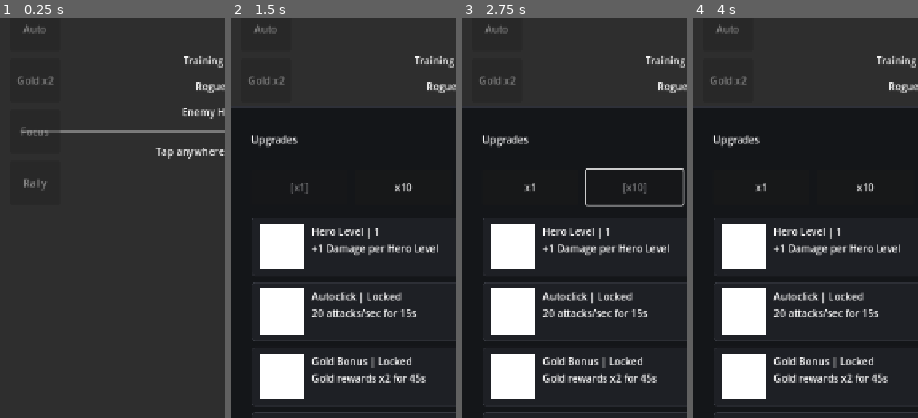
Above: before the commit, frames 1-4 (left to right).
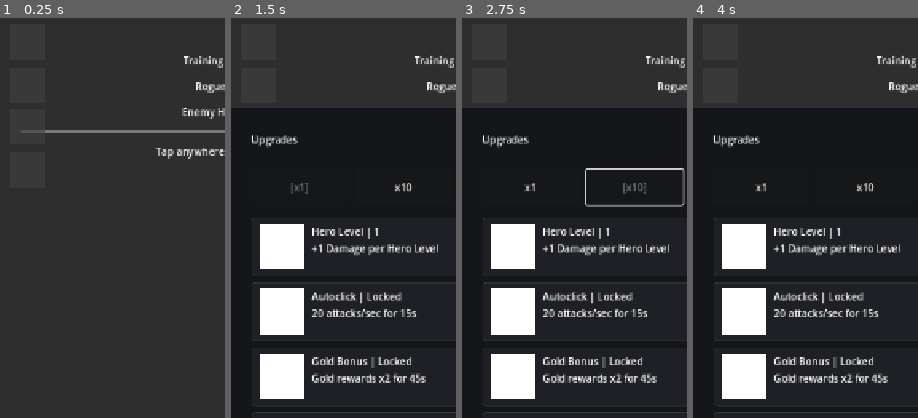
Above: after the commit, the same moments.

Repository: StanisRyz/naruto-clicker
Game: Godot game, scene res://scenes/main/Main.tscn
Same seed, same stepped clock (60 frames per second), same inputs: the game is played once before the commit and once after it.
Inputs (mouse positions are % of the whole screen's width and height, from its top left):
- Up to frame 1 (0.25 s): no input
- Up to frame 2 (1.5 s): click (50, 50) at 0.5 s; click "Upgrades" at 1.25 s
- Up to frame 3 (2.75 s): click "x10" at 2 s
- Up to frame 4 (4 s): click "x1" at 2.75 s; click "x100" at 3.5 s
The pictures show only the part of the screen within x 0-50%, y 39-89%; the shares and areas given below are measured in that part.

The runs differ from the first frame. In frame 1, 0.4% of the frame differs, in the area x 8-27%, y 2-44%; in frame 2, 0.2%; in frame 3, 0.2%; in frame 4, 0.2%.

Commit message:
Redesign ability buttons as placeholders
Redesign AbilityBar buttons into icon placeholder controls.

Changes include:
- Replace text-heavy ability buttons with white square placeholders.
- Keep all existing ability signals and activation logic.
- Remove visible ability text from buttons.
- Add simple visual states for locked, ready, active, and cooldown abilities.
- Preserve GameField click behavior, bottom tabs, sheets, and gameplay systems.

Diff:
--- a/scenes/ui/AbilityBar.gd
+++ b/scenes/ui/AbilityBar.gd
@@ -10,6 +10,10 @@
 @onready var gold_bonus_button: Button = $GoldBonusButton
 @onready var focus_burst_button: Button = $FocusBurstButton
 @onready var rally_button: Button = $RallyButton
+@onready var autoclick_icon: ColorRect = $AutoclickButton/ImageHolder
+@onready var gold_bonus_icon: ColorRect = $GoldBonusButton/ImageHolder
+@onready var focus_burst_icon: ColorRect = $FocusBurstButton/ImageHolder
+@onready var rally_icon: ColorRect = $RallyButton/ImageHolder
 
 
 func _ready() -> void:
@@ -51,33 +55,15 @@
 		or rally_cooldown_left > 0.0
 	)
 
-	if state.autoclick_active:
-		autoclick_button.text = "Auto %ds" % ceili(autoclick_time_left)
-	elif autoclick_cooldown_left > 0.0:
-		autoclick_button.text = "Auto CD %ds" % ceili(autoclick_cooldown_left)
-	else:
-		autoclick_button.text = "Auto"
+	autoclick_button.text = ""
+	gold_bonus_button.text = ""
+	focus_burst_button.text = ""
+	rally_button.text = ""
 
-	if state.gold_bonus_active:
-		gold_bonus_button.text = "Gold %ds" % ceili(gold_bonus_time_left)
-	elif gold_bonus_cooldown_left > 0.0:
-		gold_bonus_button.text = "Gold CD %ds" % ceili(gold_bonus_cooldown_left)
-	else:
-		gold_bonus_button.text = "Gold x2"
-
-	if state.focus_burst_active:
-		focus_burst_button.text = "Focus %ds" % ceili(focus_burst_time_left)
-	elif focus_burst_cooldown_left > 0.0:
-		focus_burst_button.text = "Focus CD %ds" % ceili(focus_burst_cooldown_left)
-	else:
-		focus_burst_button.text = "Focus"
-
-	if state.rally_active:
-		rally_button.text = "Rally %ds" % ceili(rally_time_left)
-	elif rally_cooldown_left > 0.0:
-		rally_button.text = "Rally CD %ds" % ceili(rally_cooldown_left)
-	else:
-		rally_button.text = "Rally"
+	_update_icon_color(autoclick_icon, state.autoclick_purchased, state.autoclick_active, autoclick_cooldown_left)
+	_update_icon_color(gold_bonus_icon, state.gold_bonus_purchased, state.gold_bonus_active, gold_bonus_cooldown_left)
+	_update_icon_color(focus_burst_icon, state.focus_burst_purchased, state.focus_burst_active, focus_burst_cooldown_left)
+	_update_icon_color(rally_icon, state.rally_purchased, state.rally_active, rally_cooldown_left)
 
 
 func _on_autoclick_button_pressed() -> void:
@@ -94,3 +80,14 @@
 
 func _on_rally_button_pressed() -> void:
 	rally_requested.emit()
+
+
+func _update_icon_color(icon: ColorRect, purchased: bool, active: bool, cooldown_left: float) -> void:
+	if not purchased:
+		icon.color = Color(0.25, 0.25, 0.25, 0.65)
+	elif active:
+		icon.color = Color(1.0, 1.0, 1.0, 1.0)
+	elif cooldown_left > 0.0:
+		icon.color = Color(0.55, 0.55, 0.55, 1.0)
+	else:
+		icon.color = Color.WHITE
--- a/scenes/ui/AbilityBar.tscn
+++ b/scenes/ui/AbilityBar.tscn
@@ -8,34 +8,78 @@
 anchor_top = 0.5
 anchor_bottom = 0.5
 offset_left = 16.0
-offset_top = -158.0
-offset_right = 96.0
-offset_bottom = 158.0
+offset_top = -126.0
+offset_right = 72.0
+offset_bottom = 126.0
 grow_vertical = 2
 mouse_filter = 0
 theme_override_constants/separation = 12
 script = ExtResource("1_pn5dq")
 
 [node name="AutoclickButton" type="Button" parent="."]
-custom_minimum_size = Vector2(80, 70)
+custom_minimum_size = Vector2(56, 56)
 layout_mode = 2
 disabled = true
-text = "Auto"
+text = ""
+flat = true
+
+[node name="ImageHolder" type="ColorRect" parent="AutoclickButton"]
+layout_mode = 1
+anchors_preset = 15
+anchor_right = 1.0
+anchor_bottom = 1.0
+grow_horizontal = 2
+grow_vertical = 2
+mouse_filter = 2
+color = Color(0.25, 0.25, 0.25, 0.65)
 
 [node name="GoldBonusButton" type="Button" parent="."]
-custom_minimum_size = Vector2(80, 70)
+custom_minimum_size = Vector2(56, 56)
 layout_mode = 2
 disabled = true
-text = "Gold x2"
+text = ""
+flat = true
+
+[node name="ImageHolder" type="ColorRect" parent="GoldBonusButton"]
+layout_mode = 1
+anchors_preset = 15
+anchor_right = 1.0
+anchor_bottom = 1.0
+grow_horizontal = 2
+grow_vertical = 2
+mouse_filter = 2
+color = Color(0.25, 0.25, 0.25, 0.65)
 
 [node name="FocusBurstButton" type="Button" parent="."]
-custom_minimum_size = Vector2(80, 70)
+custom_minimum_size = Vector2(56, 56)
 layout_mode = 2
 disabled = true
-text = "Focus"
+text = ""
+flat = true
+
+[node name="ImageHolder" type="ColorRect" parent="FocusBurstButton"]
+layout_mode = 1
+anchors_preset = 15
+anchor_right = 1.0
+anchor_bottom = 1.0
+grow_horizontal = 2
+grow_vertical = 2
+mouse_filter = 2
+color = Color(0.25, 0.25, 0.25, 0.65)
 
 [node name="RallyButton" type="Button" parent="."]
-custom_minimum_size = Vector2(80, 70)
+custom_minimum_size = Vector2(56, 56)
 layout_mode = 2
 disabled = true
-text = "Rally"
+text = ""
+flat = true
+
+[node name="ImageHolder" type="ColorRect" parent="RallyButton"]
+layout_mode = 1
+anchors_preset = 15
+anchor_right = 1.0
+anchor_bottom = 1.0
+grow_horizontal = 2
+grow_vertical = 2
+mouse_filter = 2
+color = Color(0.25, 0.25, 0.25, 0.65)
Not shown, changed: AGENTS.md
Not shown, changed: README.md
